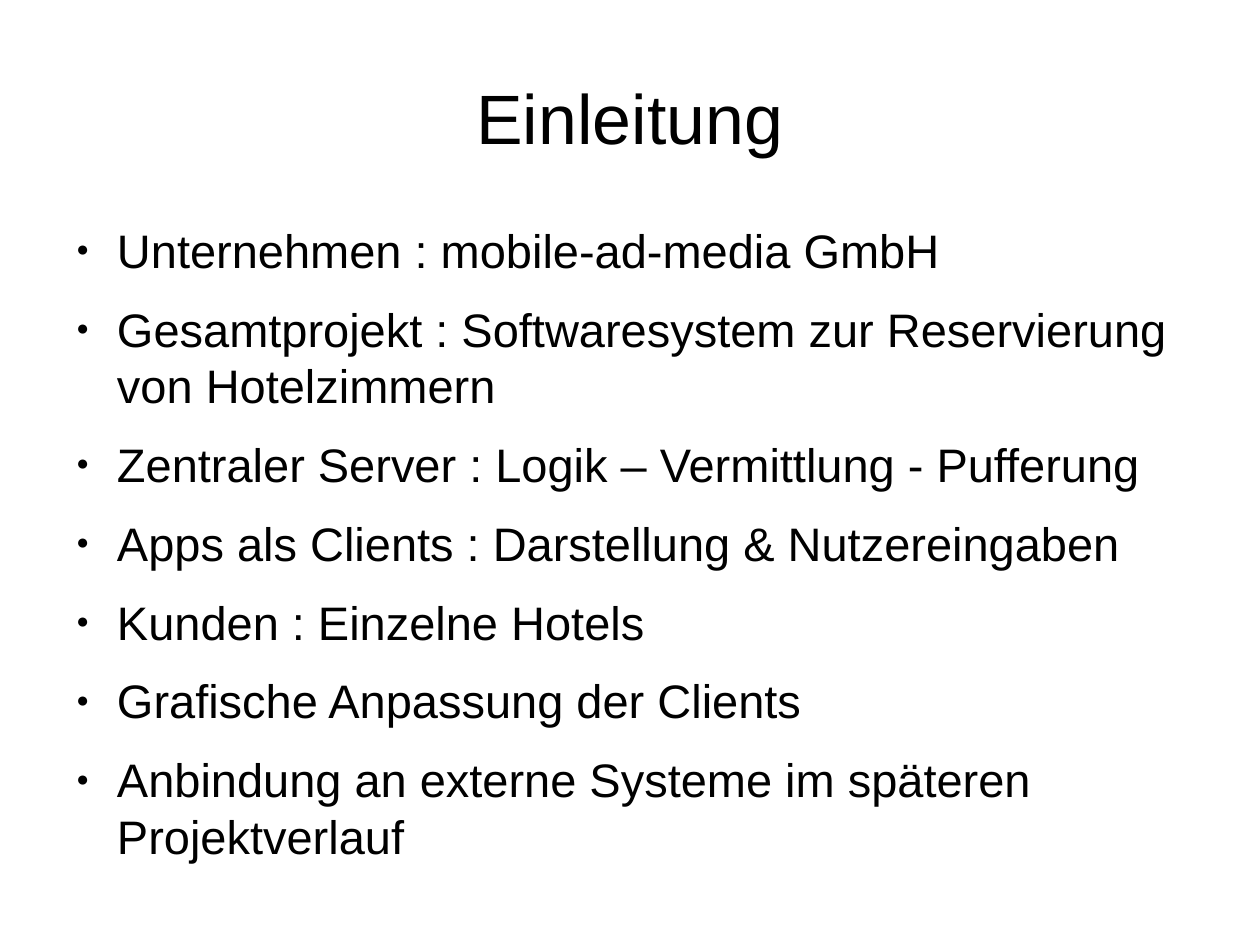
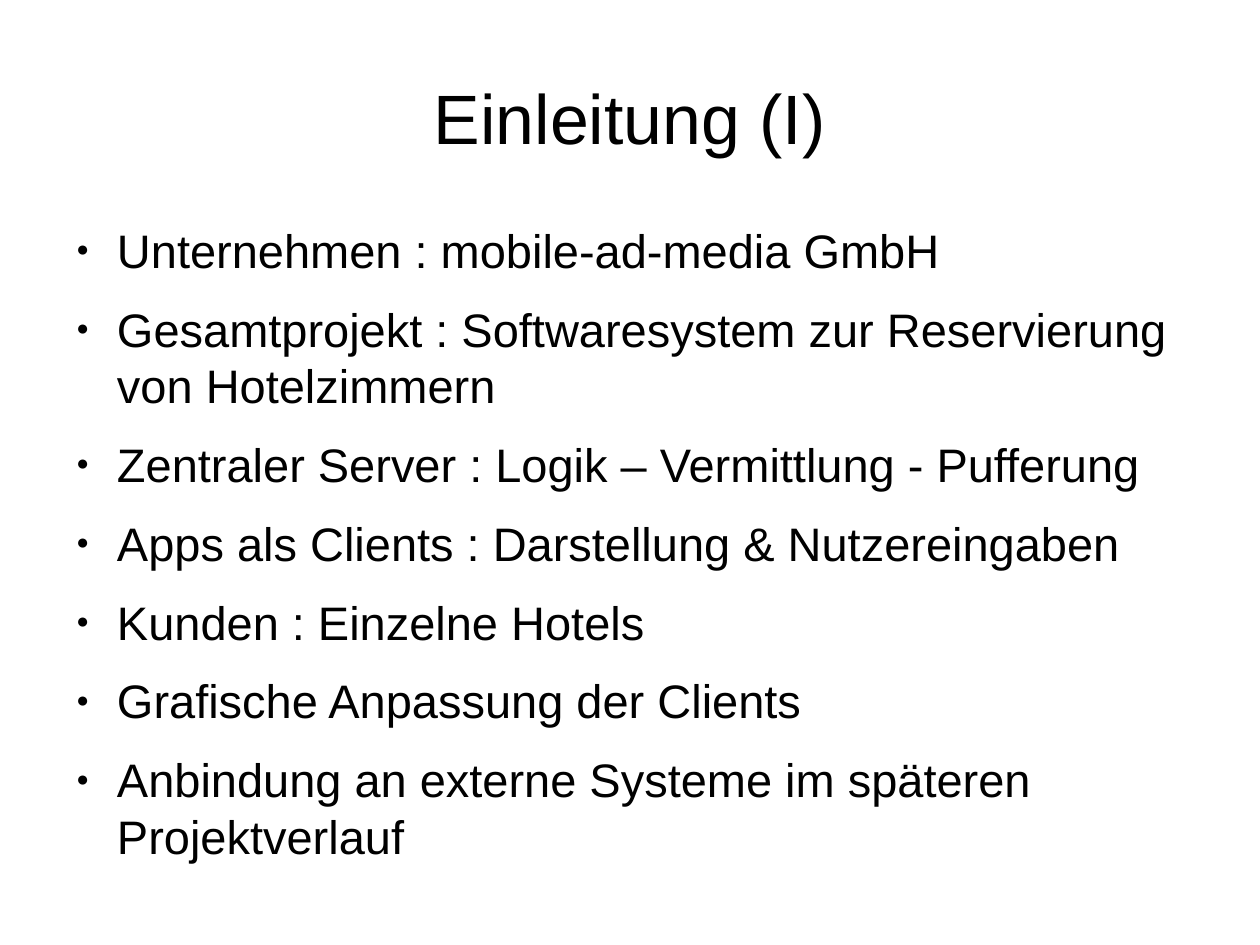
Before and after one commit to janhelmle/weiterbildung_fachinformatiker_ihk_projektantrag, a slide deck: slide 3 of praesentation/presentation_v1.odp. Drawn at 1260x945 pixels with LibreOffice and Linux fonts; fonts in the diff are those of the drawing. Boxes give left, top, right and bottom in pixels: in the first picture for what was removed or moved away, otherwise in the second. Text is boxed around its words. In the diff, an @@ line names an element or a change of style, - is before the commit and + after.

```diff
--- a/praesentation/presentation_v1.odp
+++ b/praesentation/presentation_v1.odp
@@ title at (434,93,826,157): text changed @@
-Einleitung
+Einleitung (I)
```
Also in this commit, not shown: 2 other slides changed, 1 other file.
